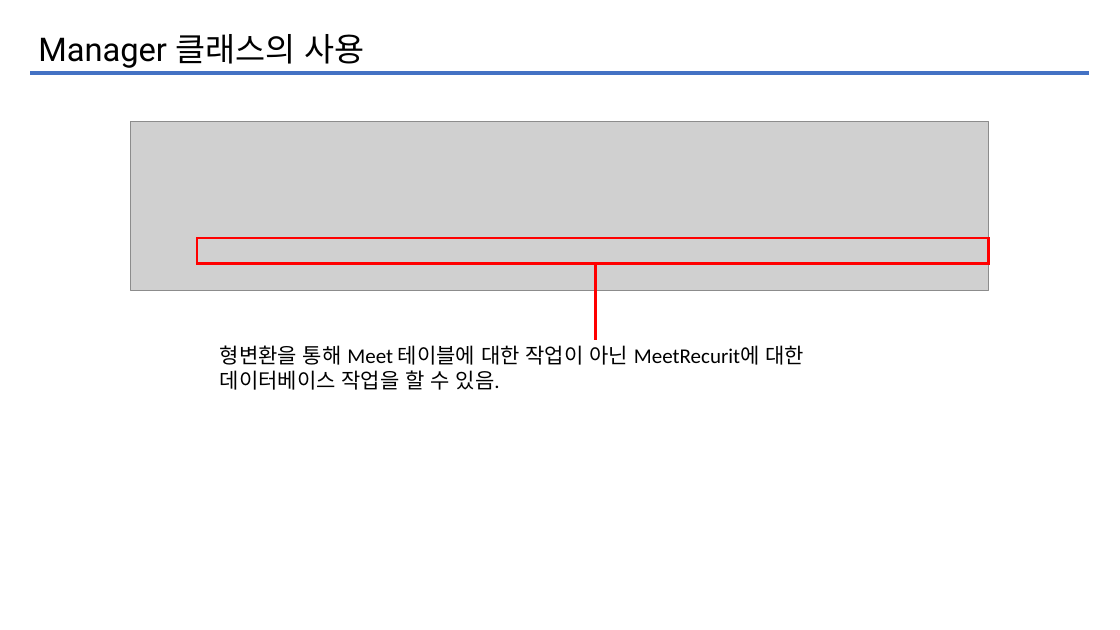
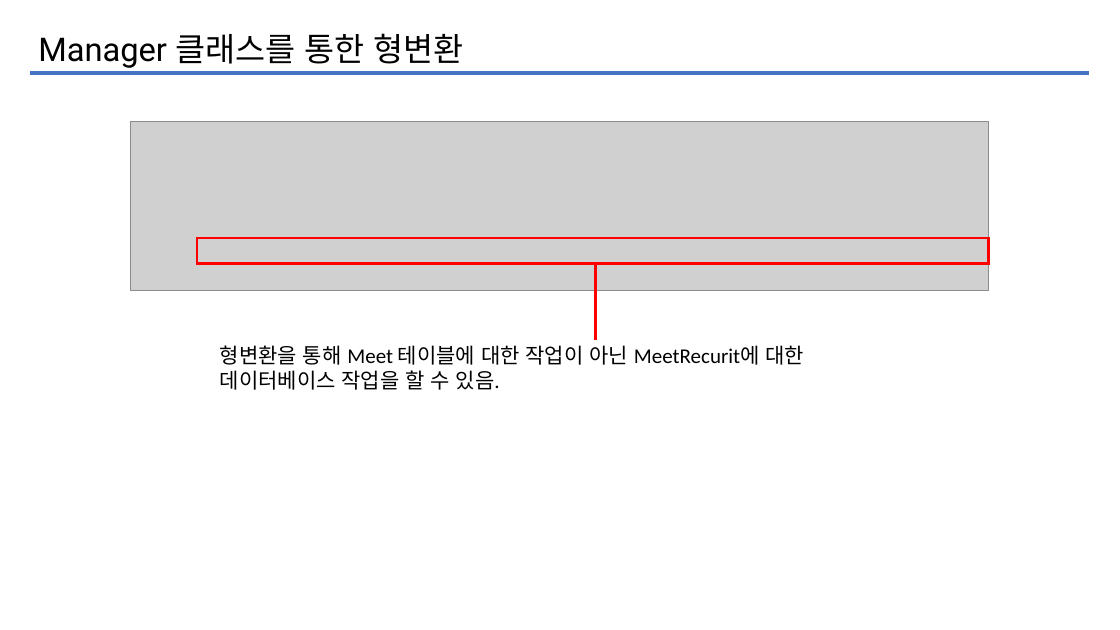
Before and after one commit to iuj09/InterestBook, a slide deck: slide 23 of KOSTAmini1/dogi.pptx (slide 14 before the commit). Drawn at 1120x630 pixels with LibreOffice and Linux fonts; fonts in the diff are those of the drawing; grey boxes stand for pictures. Boxes give left, top, right and bottom in pixels: in the first picture for what was removed or moved away, otherwise in the second. Text is boxed around its words. In the diff, an @@ line names an element or a change of style, - is before the commit and + after.

```diff
--- a/KOSTAmini1/dogi.pptx
+++ b/KOSTAmini1/dogi.pptx
@@ text at (38,33,463,68): text changed @@
-Manager 클래스의 사용
+Manager 클래스를 통한 형변환
```
Also in this commit, not shown: 3 other slides changed, 11 slides added, 2 slides removed, 4 other files.
